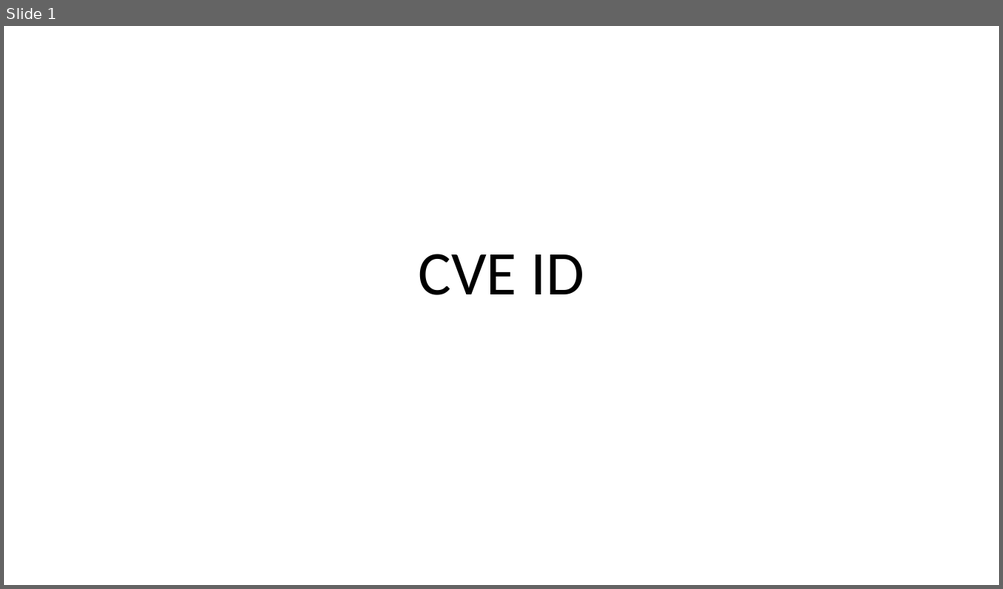
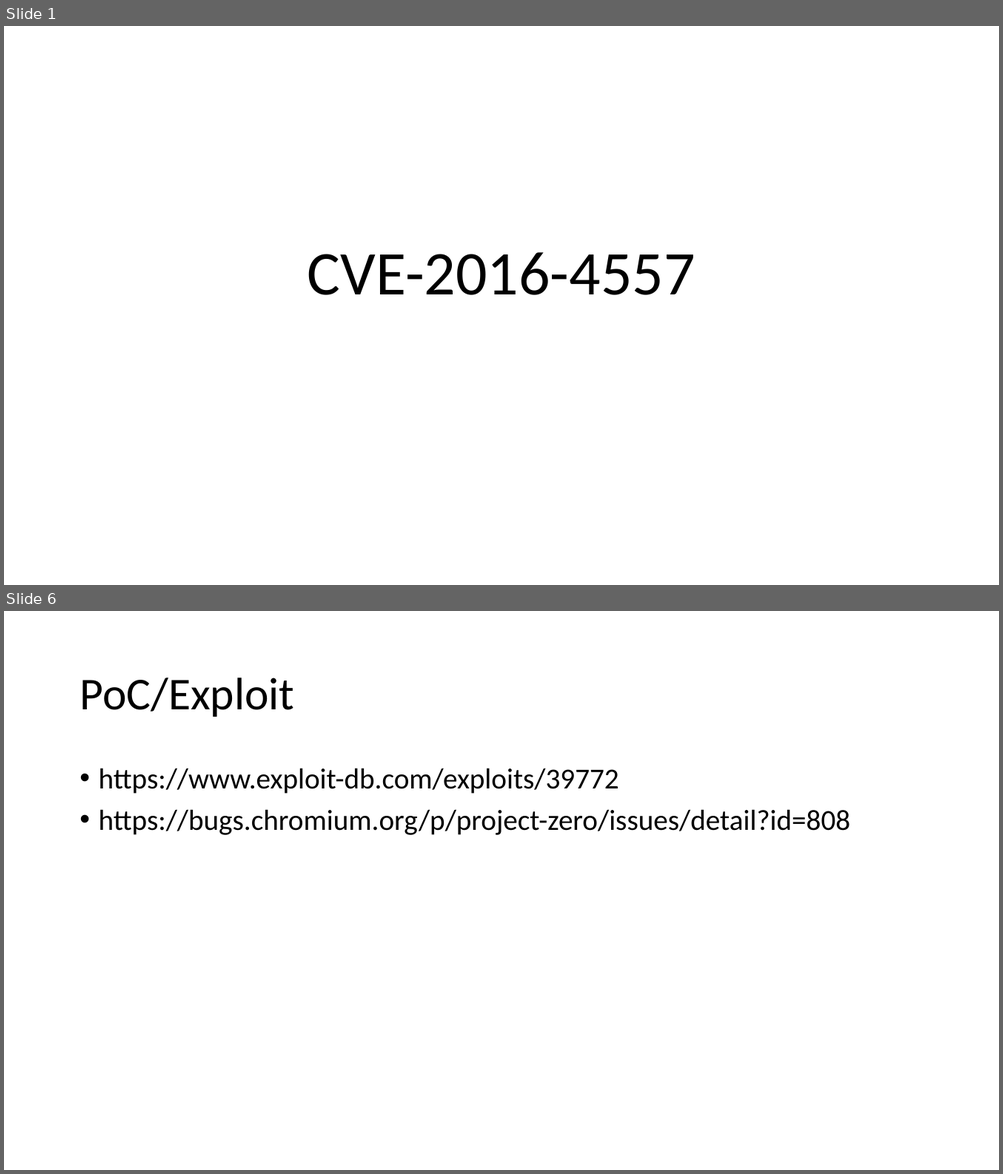
Before and after one commit to mudongliang/Kernel_Vulnerabilities, a slide deck: UAF/2016/CVE-2016-4557.pptx. Shown one above the other, each under a label of ours: slide 1 before the commit, slides 1 and 6 after it; the slides between them are not shown. The pictures are 1003x589 and 1003x1174 pixels, drawn with LibreOffice and Linux fonts; fonts in the diff are those of the drawing. Boxes give left, top, right and bottom in pixels: in the first picture for what was removed or moved away, otherwise in the second. Text is boxed around its words. In the diff, an @@ line names an element or a change of style, - is before the commit and + after.

```diff
--- a/UAF/2016/CVE-2016-4557.pptx
+++ b/UAF/2016/CVE-2016-4557.pptx
@@ slide 6 added at <box>4,611,999,1170</box>, background #FFFFFF @@
@@ title added at <box>79,678,294,717</box>, 44 pt, text #000000 @@
+PoC/Exploit
@@ text added at <box>99,768,851,835</box>, 28 pt, text #000000 @@
+• https://www.exploit-db.com/exploits/39772
+• https://bugs.chromium.org/p/project-zero/issues/detail?id=808
@@ slide 1 changed as well @@
@@ title at <box>307,252,695,295</box>: text changed @@
-CVE ID
+CVE-2016-4557
```
Also in this commit, not shown: 2 other slides changed, 3 other slides added, 2 slides removed, 3 other files.
